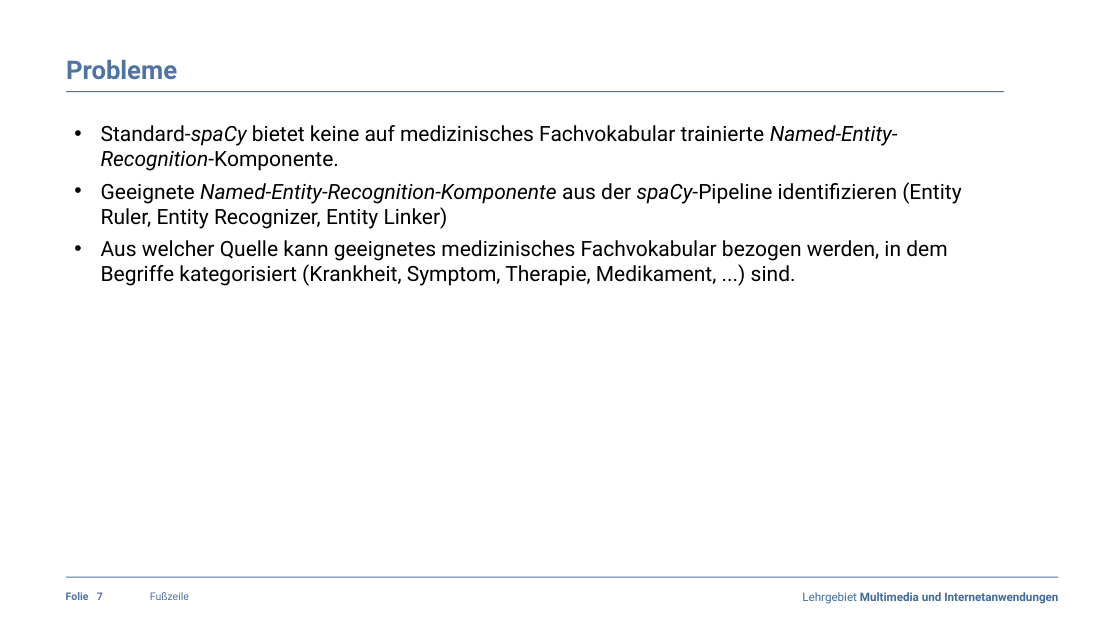
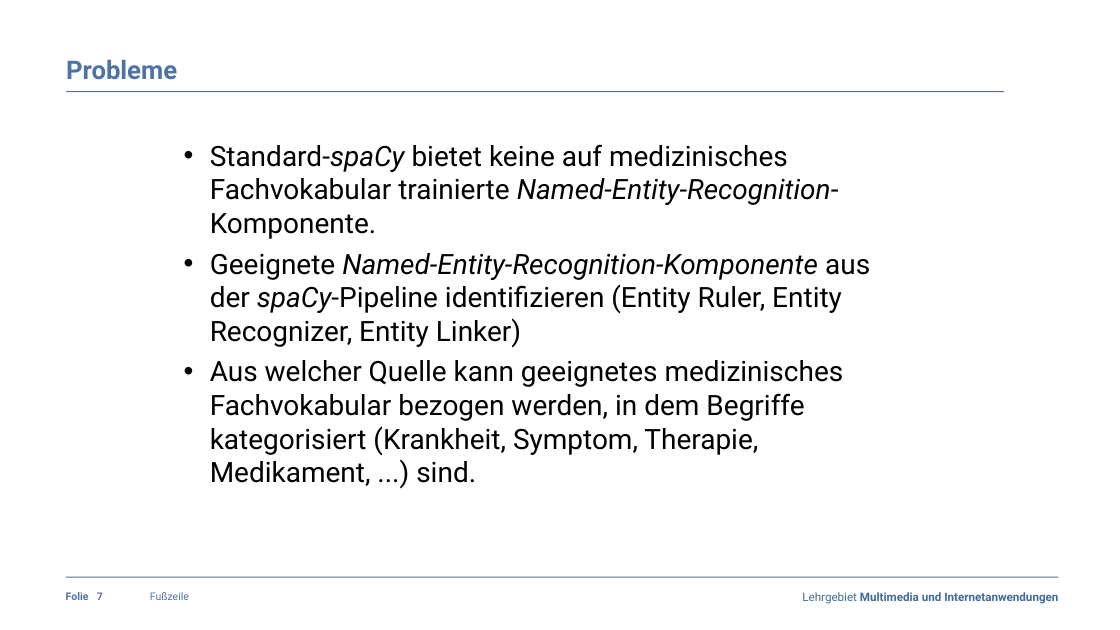
Before and after one commit to claraja/NLP_63458_WS22, a slide deck: slide 7 of Praesentation/Praesentation_Fachpraktikum_MedExtractor_Gruppe5.pptx. Drawn at 1120x630 pixels with LibreOffice and Linux fonts; fonts in the diff are those of the drawing; background and template pictures are left out. Boxes give left, top, right and bottom in pixels: in the first picture for what was removed or moved away, otherwise in the second. Text is boxed around its words. In the diff, an @@ line names an element or a change of style, - is before the commit and + after.

```diff
--- a/Praesentation/Praesentation_Fachpraktikum_MedExtractor_Gruppe5.pptx
+++ b/Praesentation/Praesentation_Fachpraktikum_MedExtractor_Gruppe5.pptx
@@ text "Standard-spaCy bietet keine auf medizinisches ...": place and size @@
-text "Standard-spaCy bietet keine auf medizinisches ..." at [101,125,961,286]
+text "Standard-spaCy bietet keine auf medizinisches ..." at [210,144,870,486]
@@ text "Standard-spaCy bietet keine auf medizinisches ..." at [210,144,870,486]: size 18 to 24 pt @@
```
Also in this commit, not shown: 4 other slides changed.
